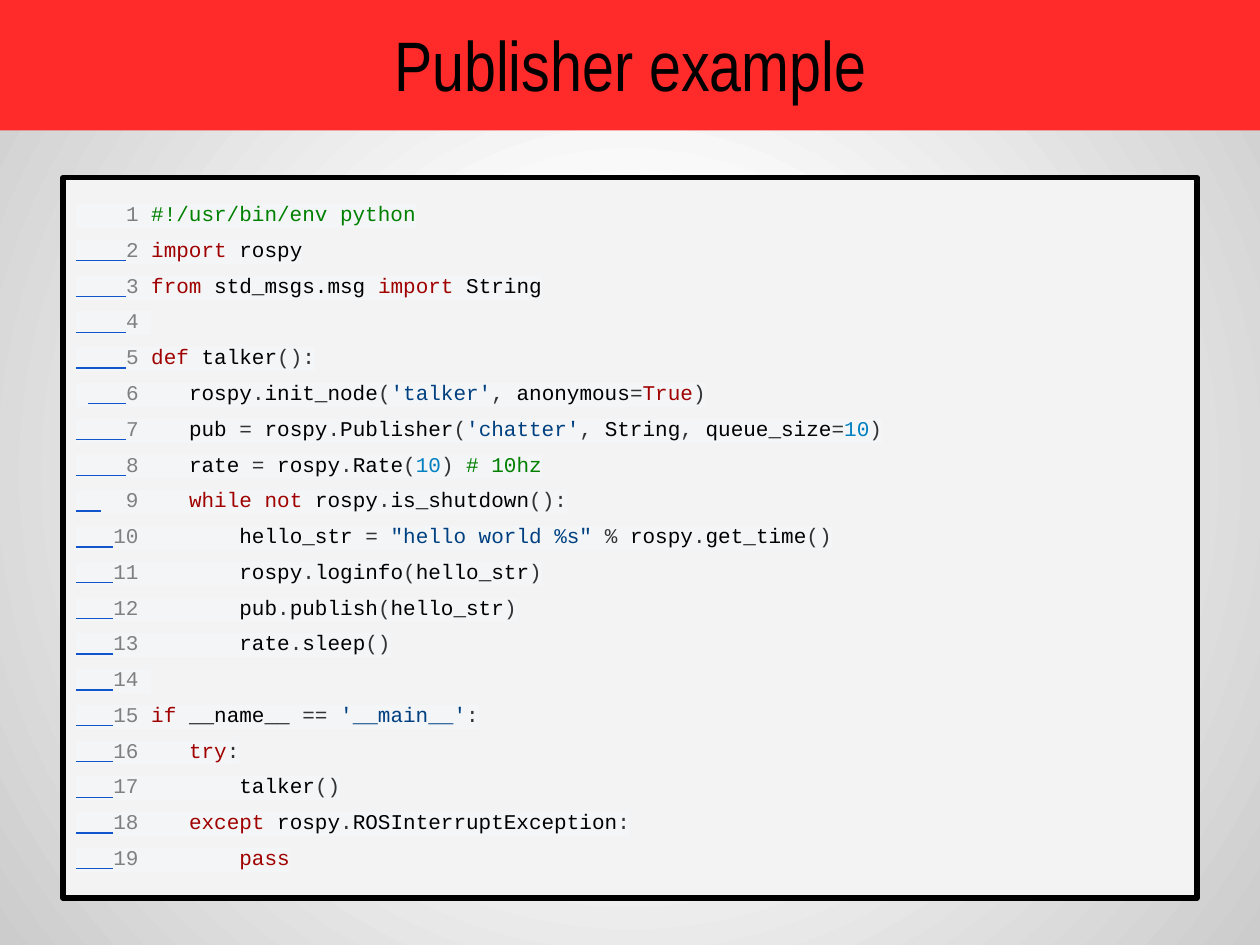
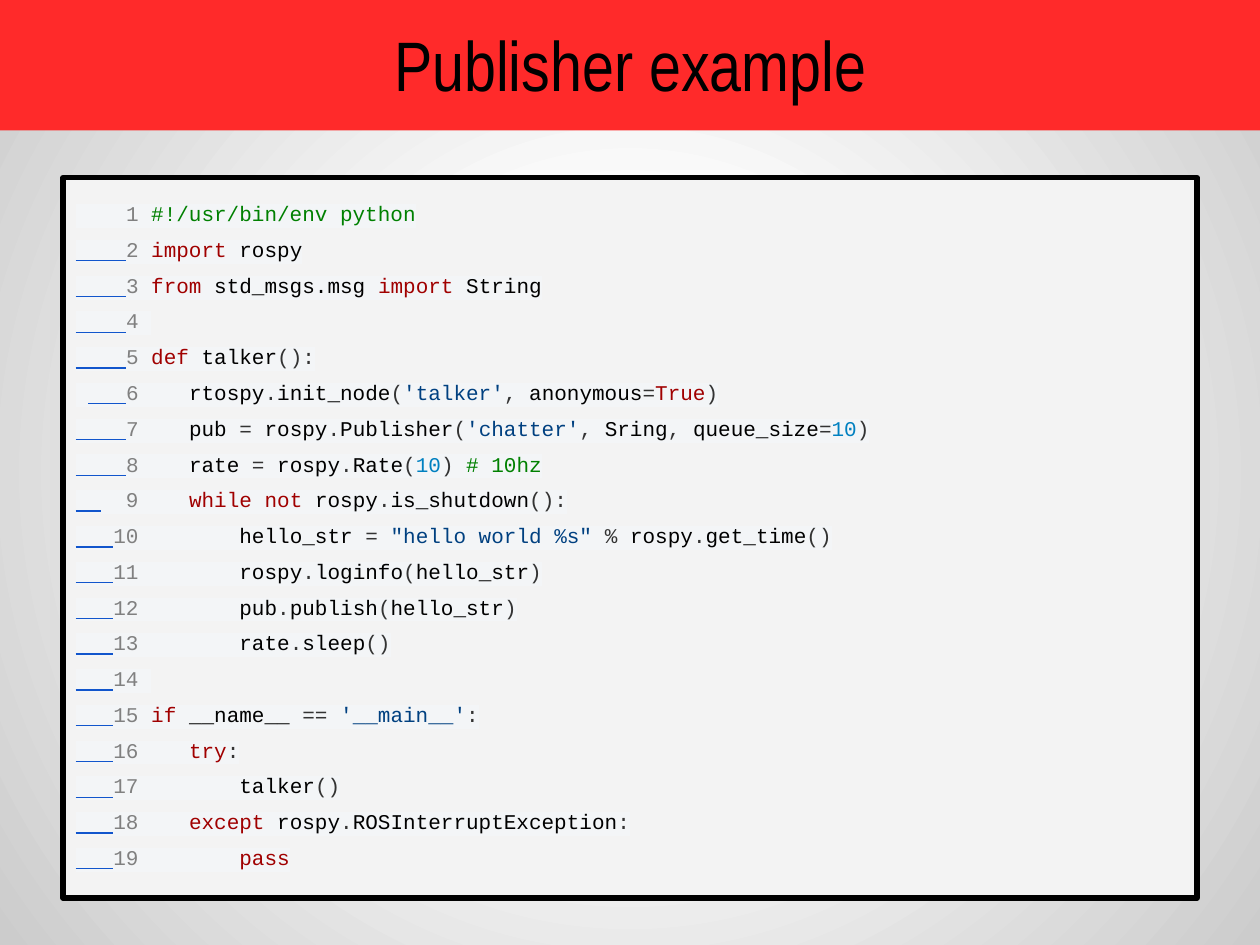
Before and after one commit to amitrokh/CMSC498F, a slide deck: slide 33 of lectures/week_2/Introduction to ROS.pptx. Drawn at 1260x945 pixels with LibreOffice and Linux fonts; fonts in the diff are those of the drawing. Boxes give left, top, right and bottom in pixels: in the first picture for what was removed or moved away, otherwise in the second. Text is boxed around its words. In the diff, an @@ line names an element or a change of style, - is before the commit and + after.

```diff
--- a/lectures/week_2/Introduction to ROS.pptx
+++ b/lectures/week_2/Introduction to ROS.pptx
@@ text at bbox=[113, 206, 869, 870]: text changed @@
-1 #!/usr/bin/env python
-2 import rospy
-3 from std_msgs.msg import String
-4
-5 def talker():
-6 rospy.init_node('talker', anonymous=True)
-7 pub = rospy.Publisher('chatter', String, queue_size=10)
-8 rate = rospy.Rate(10) # 10hz
-9 while not rospy.is_shutdown():
-10 hello_str = "hello world %s" % rospy.get_time()
-11 rospy.loginfo(hello_str)
-12 pub.publish(hello_str)
-13 rate.sleep()
-14
-15 if __name__ == '__main__':
-16 try:
-17 talker()
-18 except rospy.ROSInterruptException:
-19 pass
+1 #!/usr/bin/env python
+2 import rospy
+3 from std_msgs.msg import String
+4
+5 def talker():
+6 rtospy.init_node('talker', anonymous=True)
+7 pub = rospy.Publisher('chatter', Sring, queue_size=10)
+8 rate = rospy.Rate(10) # 10hz
+9 while not rospy.is_shutdown():
+10 hello_str = "hello world %s" % rospy.get_time()
+11 rospy.loginfo(hello_str)
+12 pub.publish(hello_str)
+13 rate.sleep()
+14
+15 if __name__ == '__main__':
+16 try:
+17 talker()
+18 except rospy.ROSInterruptException:
+19 pass
```
Also in this commit, not shown: 7 other slides changed, 1 slide removed, 1 other file.
